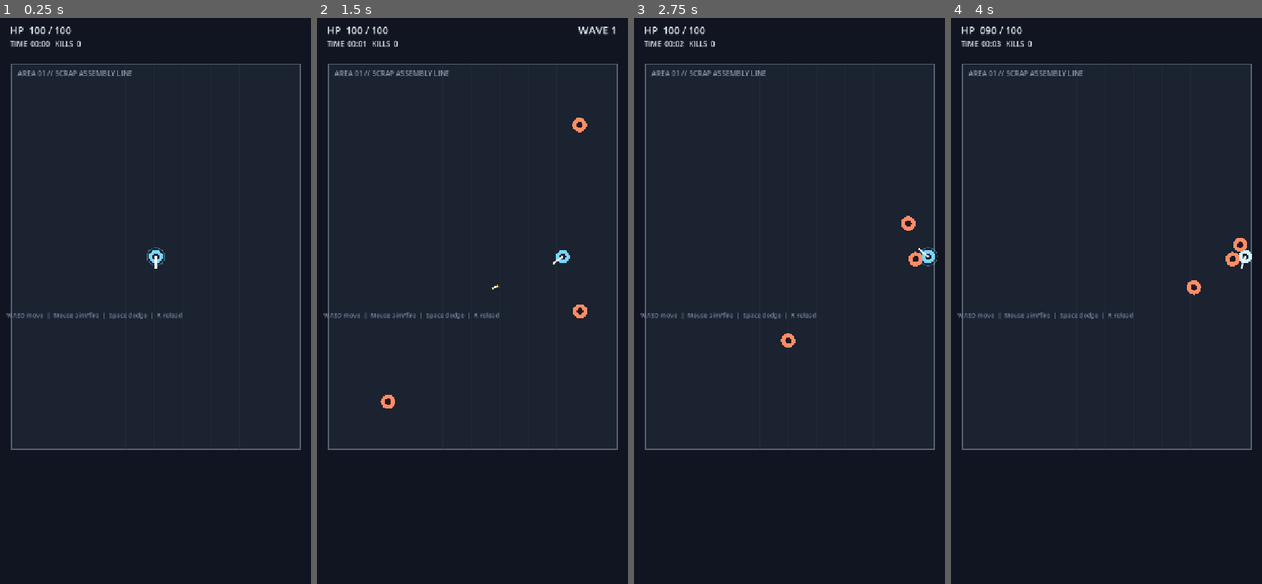
Above: before the commit, frames 1-4 (left to right).
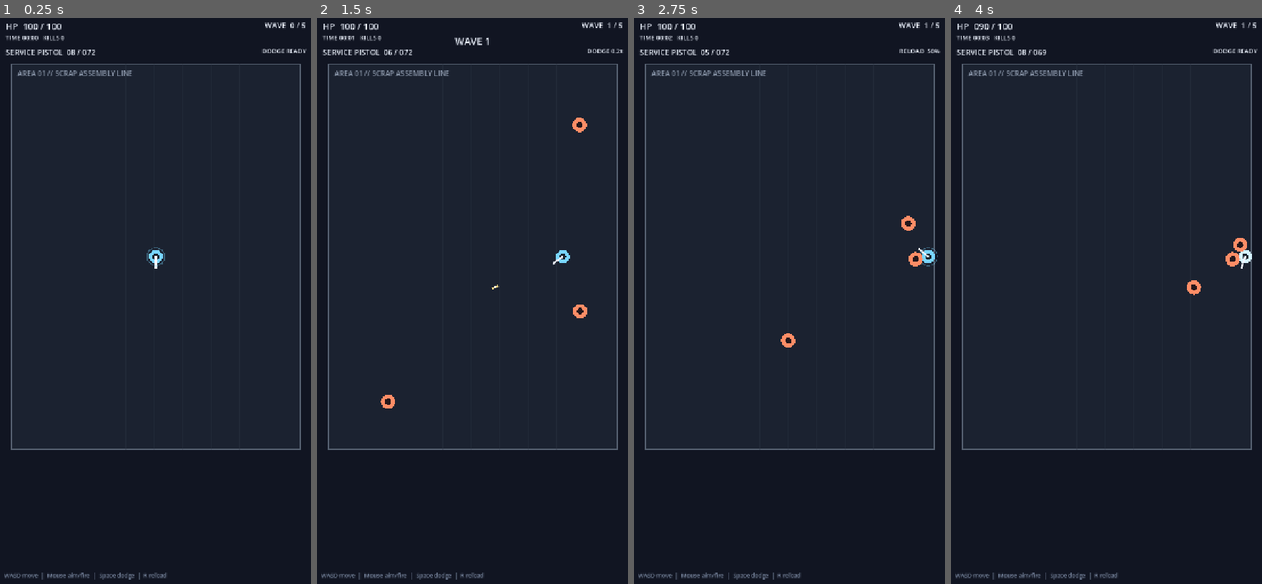
Above: after the commit, the same moments.

Repository: donly987647-max/Topdown-roguelite
Game: Godot game, scene res://scenes/main.tscn
The game is run twice, just before and just after one commit, with the same random seed, the same clock (stepped at 60 frames per second) and the same inputs.
Inputs (mouse positions are in pixels of both pictures, inside the frame that each line leads up to):
- Up to frame 1 (0.25 s): no input
- Up to frame 2 (1.5 s): tap Enter at 0.5 s; move the mouse to (544, 267) at 0.52 s; hold D 0.53-1.25 s; tap R at 0.6 s; click (544, 267) at 0.67 s; tap Space at 0.77 s; drag from (407, 323) to (456, 414) at 1.27 s
- Up to frame 3 (2.75 s): move the mouse to (820, 170) at 2.02 s; hold D from 2.03 s (still down); tap R at 2.1 s
- Up to frame 4 (4 s): release D at 2.75 s; drag from (1090, 414) to (1010, 210) at 2.77 s; move the mouse to (1202, 385) at 3.52 s; hold A from 3.53 s (still down); tap R at 3.6 s; tap Space at 3.77 s

The runs differ from the first frame. In frame 1, 1.4% of the frame differs, in the area x 1-99%, y 0-100%; in frame 2, 1.5%; in frame 3, 1.3%; in frame 4, 1.4%.

Commit message:
Adapt HUD to portrait mobile screen

Diff:
--- a/scripts/ui/hud.gd
+++ b/scripts/ui/hud.gd
@@ -12,12 +12,14 @@
 var help_label: Label
 var center_timer := 0.0
 var mobile_layout := false
+var last_viewport_size := Vector2.ZERO
 
 func configure(target: Node, encounter_director: Node) -> void:
     player = target
     director = encounter_director
     mobile_layout = OS.has_feature("mobile") or DisplayServer.is_touchscreen_available()
     _build_ui()
+    _layout_ui()
     EventBus.wave_changed.connect(_on_wave_changed)
     EventBus.perfect_reload.connect(_on_perfect_reload)
     EventBus.encounter_cleared.connect(_on_encounter_cleared)
@@ -27,19 +29,23 @@
     if player == null or hp_label == null:
         return
 
+    var current_size := get_viewport().get_visible_rect().size
+    if current_size != last_viewport_size:
+        _layout_ui()
+
     hp_label.text = "HP  %03d / 100" % int(player.hp)
     var weapon = player.weapon
     ammo_label.text = "SERVICE PISTOL  %02d / %03d" % [weapon.ammo_in_mag, weapon.reserve_ammo]
     wave_label.text = "WAVE  %d / %d" % [director.current_wave, director.total_waves]
-    run_label.text = "TIME  %s   KILLS  %d" % [_format_time(GameManager.run_elapsed), GameManager.enemies_killed]
+    run_label.text = "TIME %s   KILLS %d" % [_format_time(GameManager.run_elapsed), GameManager.enemies_killed]
 
     if weapon.reloading:
         var p: float = weapon.get_reload_progress()
         var window: Vector2 = weapon.get_perfect_window()
-        var marker := " < PERFECT" if p >= window.x and p <= window.y else ""
-        reload_label.text = "RELOAD  %3d%%%s" % [int(p * 100.0), marker]
+        var marker := "  PERFECT" if p >= window.x and p <= window.y else ""
+        reload_label.text = "RELOAD %3d%%%s" % [int(p * 100.0), marker]
     else:
-        reload_label.text = "DODGE  READY" if player.dodge_cooldown_left <= 0.0 else "DODGE  %.1fs" % player.dodge_cooldown_left
+        reload_label.text = "DODGE READY" if player.dodge_cooldown_left <= 0.0 else "DODGE %.1fs" % player.dodge_cooldown_left
 
     if center_timer > 0.0:
         center_timer -= delta
@@ -51,31 +57,48 @@
         pause_label.visible = value
 
 func _build_ui() -> void:
-    hp_label = _make_label(Vector2(34, 28), 22)
-    wave_label = _make_label(Vector2(1040, 28), 18)
-    run_label = _make_label(Vector2(34, 62), 16)
+    hp_label = _make_label(Vector2.ZERO, 20)
+    wave_label = _make_label(Vector2.ZERO, 17)
+    run_label = _make_label(Vector2.ZERO, 14)
+    ammo_label = _make_label(Vector2.ZERO, 17)
+    reload_label = _make_label(Vector2.ZERO, 14)
 
-    if mobile_layout:
-        ammo_label = _make_label(Vector2(860, 330), 18)
-        reload_label = _make_label(Vector2(860, 360), 15)
-    else:
-        ammo_label = _make_label(Vector2(925, 640), 20)
-        reload_label = _make_label(Vector2(925, 672), 16)
-
-    center_label = _make_label(Vector2(390, 26), 24)
-    center_label.size = Vector2(500, 40)
+    center_label = _make_label(Vector2.ZERO, 22)
     center_label.horizontal_alignment = HORIZONTAL_ALIGNMENT_CENTER
 
-    help_label = _make_label(Vector2(26, 670), 14)
+    help_label = _make_label(Vector2.ZERO, 13)
     help_label.text = "WASD move  |  Mouse aim/fire  |  Space dodge  |  R reload"
     help_label.modulate = Color("8995a8")
     help_label.visible = not mobile_layout
 
-    pause_label = _make_label(Vector2(490, 325), 36)
+    pause_label = _make_label(Vector2.ZERO, 34)
     pause_label.text = "PAUSED"
-    pause_label.size = Vector2(300, 60)
     pause_label.horizontal_alignment = HORIZONTAL_ALIGNMENT_CENTER
     pause_label.visible = false
+
+func _layout_ui() -> void:
+    var size := get_viewport().get_visible_rect().size
+    last_viewport_size = size
+
+    hp_label.position = Vector2(24, 20)
+    run_label.position = Vector2(24, 50)
+
+    wave_label.size = Vector2(160, 32)
+    wave_label.position = Vector2(size.x - 184, 20)
+    wave_label.horizontal_alignment = HORIZONTAL_ALIGNMENT_RIGHT
+
+    ammo_label.position = Vector2(24, 80)
+    reload_label.size = Vector2(240, 28)
+    reload_label.position = Vector2(size.x - 264, 80)
+    reload_label.horizontal_alignment = HORIZONTAL_ALIGNMENT_RIGHT
+
+    center_label.size = Vector2(minf(520.0, size.x - 48.0), 40)
+    center_label.position = Vector2((size.x - center_label.size.x) * 0.5, 52)
+
+    help_label.position = Vector2(20, size.y - 28)
+
+    pause_label.size = Vector2(300, 58)
+    pause_label.position = Vector2((size.x - 300.0) * 0.5, size.y * 0.46)
 
 func _make_label(pos: Vector2, font_size: int) -> Label:
     var label := Label.new()
@@ -94,7 +117,7 @@
     center_timer = 0.9
 
 func _on_encounter_cleared(_payload: Dictionary) -> void:
-    center_label.text = "AREA 01 CORE ENCOUNTER CLEARED"
+    center_label.text = "AREA 01 CLEARED"
     center_timer = 9999.0
 
 func _on_player_died(_payload: Dictionary) -> void:
